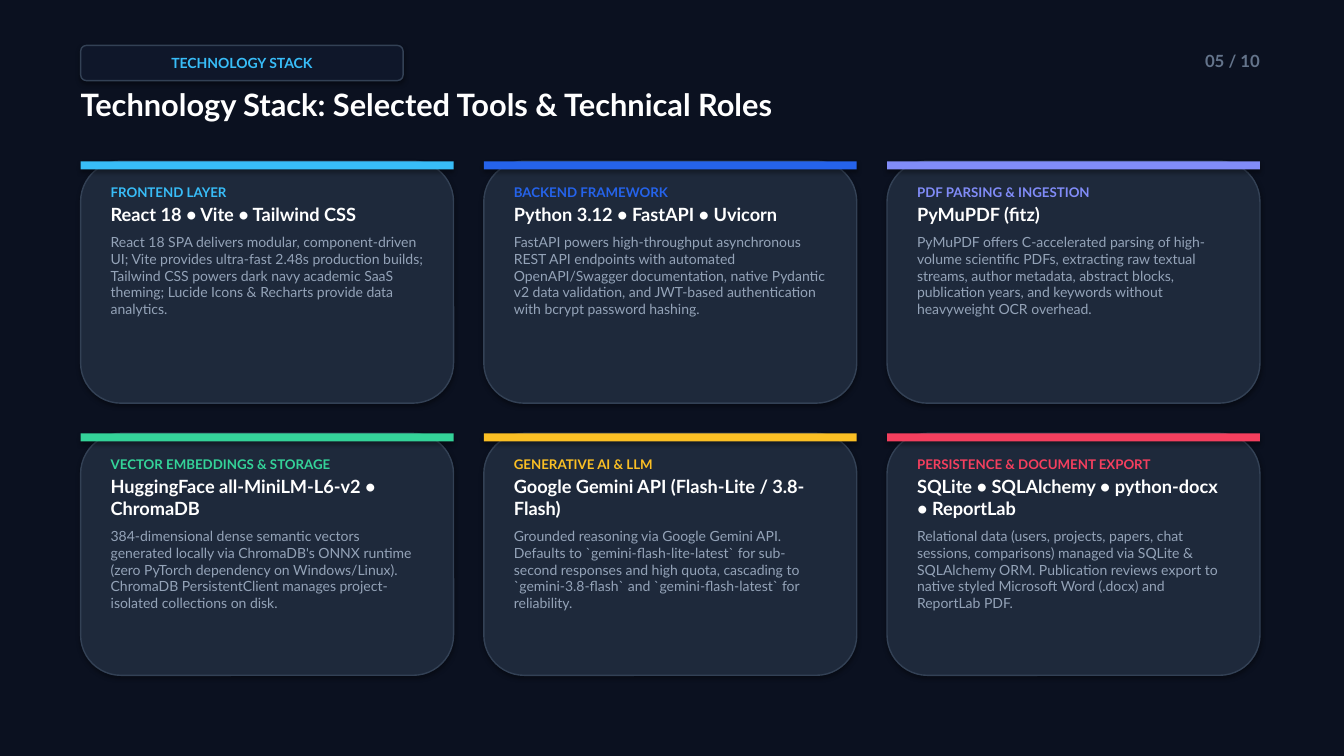
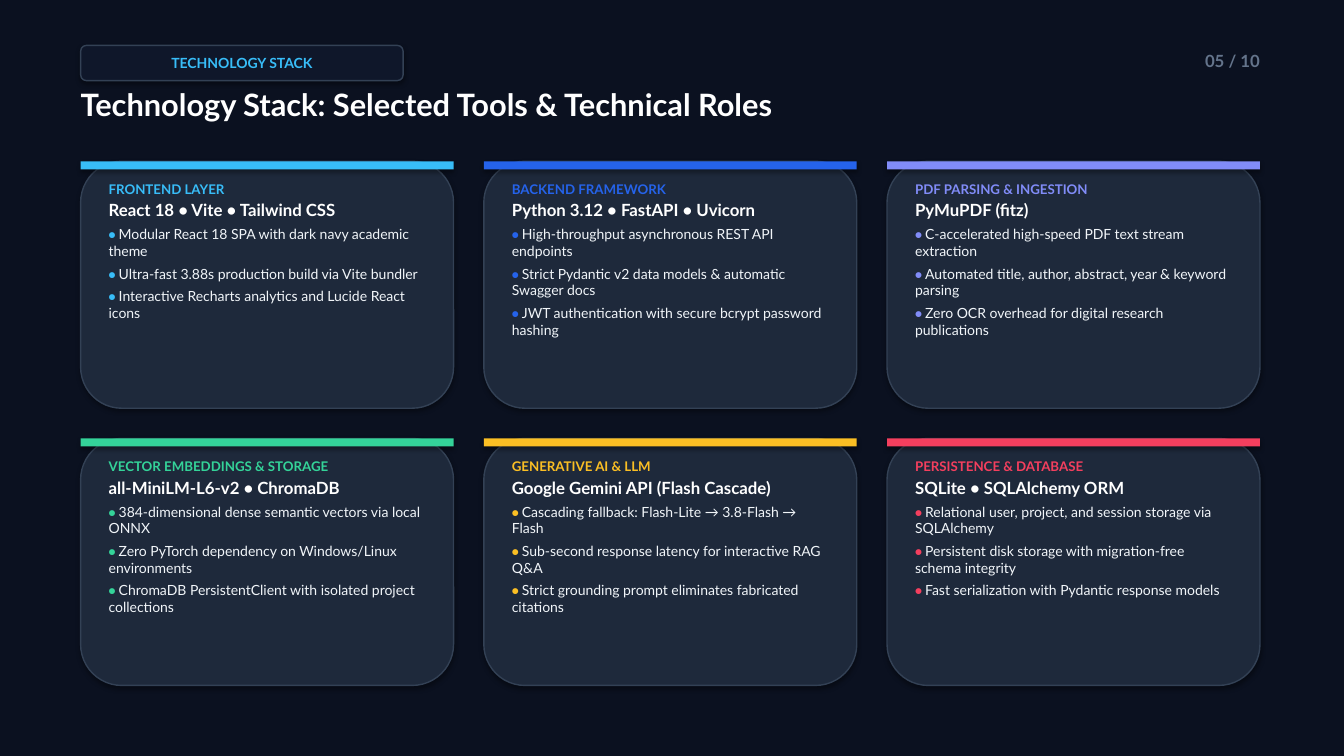
Before and after one commit to adithhn12/ResearchMate-AI, a slide deck: slide 5 of ResearchMate_AI_Presentation.pptx. Drawn at 1344x756 pixels with LibreOffice and Linux fonts; fonts in the diff are those of the drawing. Boxes give left, top, right and bottom in pixels: in the first picture for what was removed or moved away, otherwise in the second. Text is boxed around its words. In the diff, an @@ line names an element or a change of style, - is before the commit and + after.

```diff
--- a/ResearchMate_AI_Presentation.pptx
+++ b/ResearchMate_AI_Presentation.pptx
@@ rounded rectangle: place and size @@
-rounded rectangle at (81,161,454,403)
+rounded rectangle at (81,161,454,408)
@@ rounded rectangle: place and size @@
-rounded rectangle at (484,161,857,403)
+rounded rectangle at (484,161,857,408)
@@ rounded rectangle: place and size @@
-rounded rectangle at (887,161,1260,403)
+rounded rectangle at (887,161,1260,408)
@@ text at (109,203,335,216): size 13 to 12 pt in "React 18 • Vite • Tailwind CSS" @@
@@ text at (512,203,755,219): size 13 to 12 pt in "Python 3.12 • FastAPI • Uvicorn" @@
@@ text at (915,203,1029,219): size 13 to 12 pt in "PyMuPDF (fitz)" @@
@@ text at (109,228,418,318): text changed; text colour #94A3B8 to #F1F5F9 @@
-React 18 SPA delivers modular, component-driven UI; Vite provides ultra-fast 2.48s production builds; Tailwind CSS powers dark navy academic SaaS theming; Lucide Icons & Recharts provide data analytics.
+• Modular React 18 SPA with dark navy academic theme
+• Ultra-fast 3.88s production build via Vite bundler
+• Interactive Recharts analytics and Lucide React icons
@@ text at (512,228,821,338): text changed; text colour #94A3B8 to #F1F5F9 @@
-FastAPI powers high-throughput asynchronous REST API endpoints with automated OpenAPI/Swagger documentation, native Pydantic v2 data validation, and JWT-based authentication with bcrypt password hashing.
+• High-throughput asynchronous REST API endpoints
+• Strict Pydantic v2 data models & automatic Swagger docs
+• JWT authentication with secure bcrypt password hashing
@@ text at (915,228,1227,338): text changed; text colour #94A3B8 to #F1F5F9 @@
-PyMuPDF offers C-accelerated parsing of high-volume scientific PDFs, extracting raw textual streams, author metadata, abstract blocks, publication years, and keywords without heavyweight OCR overhead.
+• C-accelerated high-speed PDF text stream extraction
+• Automated title, author, abstract, year & keyword parsing
+• Zero OCR overhead for digital research publications
@@ rounded rectangle: place and size @@
-rounded rectangle at (81,434,454,676)
+rounded rectangle at (81,439,454,686)
@@ rounded rectangle: place and size @@
-rounded rectangle at (484,434,857,676)
+rounded rectangle at (484,439,857,686)
@@ 3 rectangles: place and size @@
-3 rectangles at (81,434,1260,442)
+3 rectangles at (81,439,1260,447)
@@ rounded rectangle: place and size @@
-rounded rectangle at (887,434,1260,676)
+rounded rectangle at (887,439,1260,686)
@@ text at (915,461,1220,598): text changed; text colour #94A3B8 to #F1F5F9 @@
-PERSISTENCE & DOCUMENT EXPORT
-SQLite • SQLAlchemy • python-docx • ReportLab
-Relational data (users, projects, papers, chat sessions, comparisons) managed via SQLite & SQLAlchemy ORM. Publication reviews export to native styled Microsoft Word (.docx) and ReportLab PDF.
+PERSISTENCE & DATABASE
+SQLite • SQLAlchemy ORM
+• Relational user, project, and session storage via SQLAlchemy
+• Persistent disk storage with migration-free schema integrity
+• Fast serialization with Pydantic response models
@@ text at (109,481,420,612): text changed; text colour #94A3B8 to #F1F5F9 @@
-HuggingFace all-MiniLM-L6-v2 • ChromaDB
-384-dimensional dense semantic vectors generated locally via ChromaDB's ONNX runtime (zero PyTorch dependency on Windows/Linux). ChromaDB PersistentClient manages project-isolated collections on disk.
+all-MiniLM-L6-v2 • ChromaDB
+• 384-dimensional dense semantic vectors via local ONNX
+• Zero PyTorch dependency on Windows/Linux environments
+• ChromaDB PersistentClient with isolated project collections
@@ text at (512,481,821,612): text changed; text colour #94A3B8 to #F1F5F9 @@
-Google Gemini API (Flash-Lite / 3.8-Flash)
-Grounded reasoning via Google Gemini API. Defaults to `gemini-flash-lite-latest` for sub-second responses and high quota, cascading to `gemini-3.8-flash` and `gemini-flash-latest` for reliability.
+Google Gemini API (Flash Cascade)
+• Cascading fallback: Flash-Lite → 3.8-Flash → Flash
+• Sub-second response latency for interactive RAG Q&A
+• Strict grounding prompt eliminates fabricated citations
```
Also in this commit, not shown: 9 other slides changed, 5 other files.
